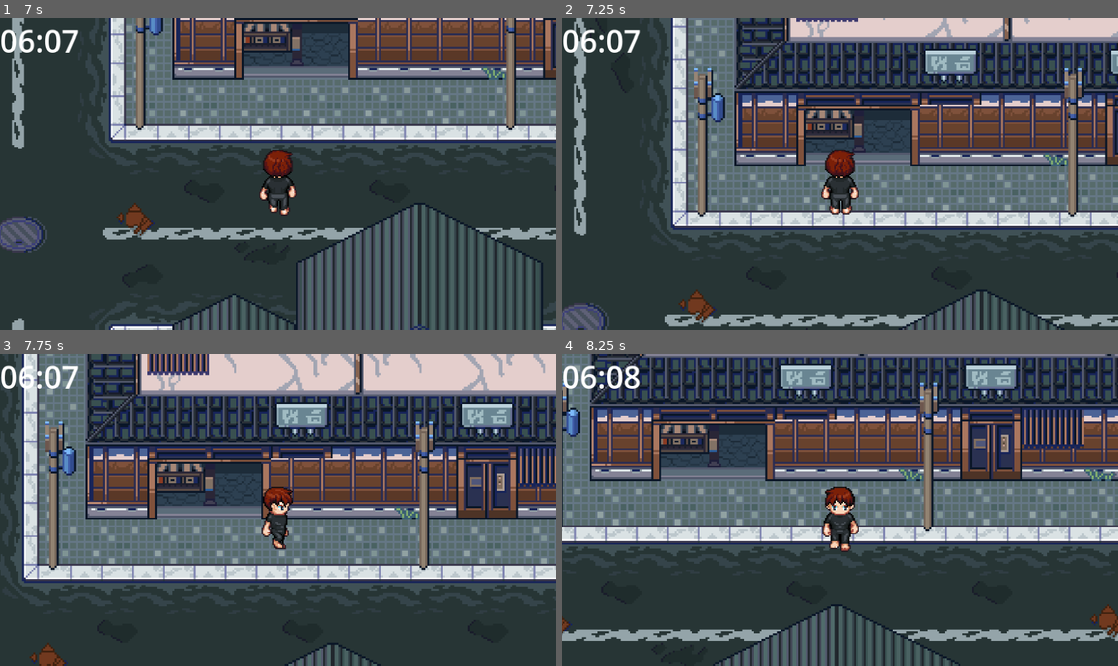
Above: before the commit, frames 1-4 (two rows, left to right).
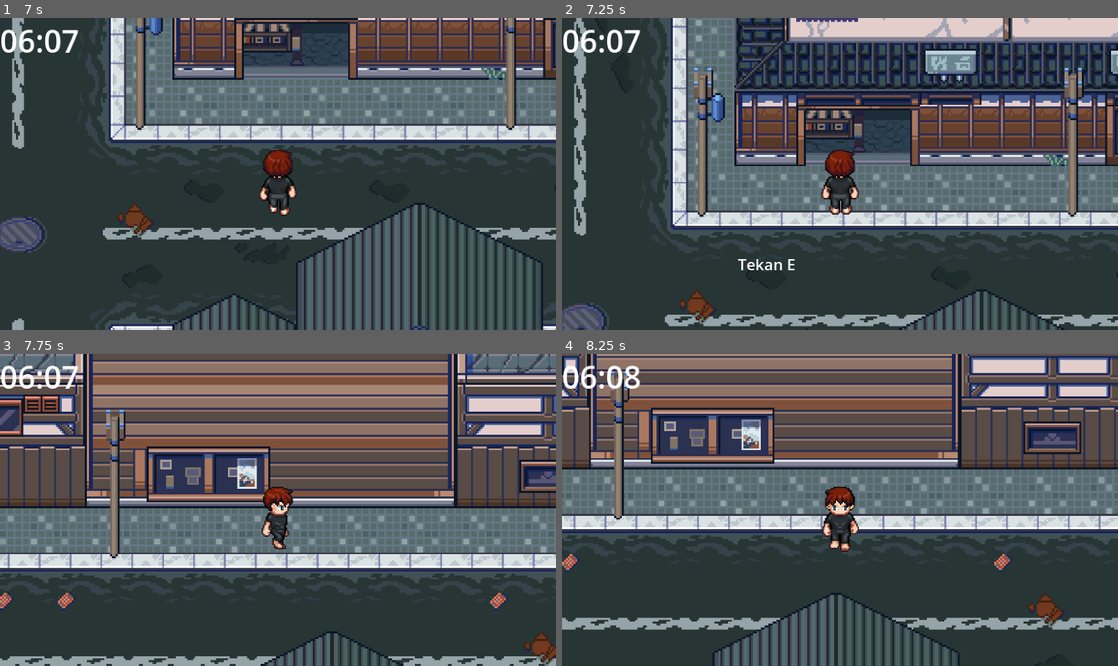
Above: after the commit, the same moments.

Repository: acedia-a/Mahasiswa-Alpha
Game: Godot game, scene res://Scenes/System/main.tscn
Same seed, same stepped clock (60 frames per second), same inputs: the game is played once before the commit and once after it.
Inputs:
- Up to frame 1 (7 s): hold D (move_right) 0.53-1.28 s; tap E (interact) at 0.6, 1.35, 2.3, 2.85, 3.6, 4.55, 5.1, 5.85, 6.8 s; hold S (move_down) 1.28-2.03 s; hold D (move_right) 2.03-2.78 s; hold Shift (run) 2.03-2.78 s; hold W (move_up) 2.78-3.53 s; hold A (move_left) 3.53-5.03 s; tap Shift (run) at 4.35 s; hold S (move_down) 5.03-5.78 s; hold D (move_right) 5.78-6.53 s; hold W (move_up) from 6.53 s (still down); hold Shift (run) from 6.53 s (still down)
- Up to frame 2 (7.25 s): keep holding W (move_up); keep holding Shift (run)
- Up to frame 3 (7.75 s): release W (move_up) at 7.28 s; release Shift (run) at 7.28 s; hold D (move_right) from 7.28 s (still down); tap E (interact) at 7.35 s
- Up to frame 4 (8.25 s): release D (move_right) at 8.03 s; hold S (move_down) from 8.03 s (still down); tap E (interact) at 8.1 s

Frame 1 is identical in both runs. In frame 2, 0.2% of the frame differs, in the area x 31-42%, y 77-81%; in frame 3, 65%, in the area x 0-100%, y 0-100%; in frame 4, 56%.

Commit message:
Adding text complete to doors

Diff:
--- a/Scenes/Object/Doors.tscn
+++ b/Scenes/Object/Doors.tscn
@@ -3,7 +3,7 @@
 [ext_resource type="Script" uid="uid://df74jili5i2sp" path="res://Scripts/Objects/doors.gd" id="1_rwakf"]
 
 [sub_resource type="RectangleShape2D" id="RectangleShape2D_f2knc"]
-size = Vector2(64, 96)
+size = Vector2(64, 25)
 
 [node name="Doors" type="Area2D" unique_id=1604943215]
 collision_layer = 2
@@ -11,6 +11,7 @@
 script = ExtResource("1_rwakf")
 
 [node name="CollisionShape2D" type="CollisionShape2D" parent="." unique_id=758349965]
+position = Vector2(0, -11.5)
 shape = SubResource("RectangleShape2D_f2knc")
 
 [node name="Sprite2D" type="Sprite2D" parent="." unique_id=598462670]
--- a/Scripts/Interaction/Interactable.gd
+++ b/Scripts/Interaction/Interactable.gd
@@ -1,5 +1,5 @@
+extends Area2D
 class_name Interactable
-extends Area2D
 
 @export var prompt := "Tekan E"
 
--- a/Scripts/Objects/doors.gd
+++ b/Scripts/Objects/doors.gd
@@ -1,23 +1,7 @@
-extends Area2D
+extends Interactable
 
-@export var target_map : String
-@export var target_spawn : String
-@export var prompt := "Tekan E"
+@export var target_map: String
+@export var target_spawn: String
 
-var player_inside = false
-
-func _ready():
-	body_entered.connect(_entered)
-	body_exited.connect(_exited)
-
-func _entered(body):
-	if body.is_in_group("player"):
-		player_inside = true
-		body.current_door = self
-		get_tree().call_group("hud", "show_prompt", prompt)
-
-func _exited(body):
-	if body.is_in_group("player"):
-		player_inside = false
-		body.current_door = null
-		get_tree().call_group("hud", "hide_prompt")
+func interact():
+	SceneManager.change_map(target_map, target_spawn)
--- a/scripts/hud.gd
+++ b/scripts/hud.gd
@@ -2,14 +2,14 @@
 
 @onready var time_label = $MarginContainer/VBoxContainer/TimeLabel
 
-@onready var prompt = $PromptLabel
+@onready var prompt_label = $PromptLabel
 
-func show_prompt(text := "Tekan E"):
-	prompt.text = text
-	prompt.visible = true
+func show_prompt(text: String):
+	prompt_label.text = text
+	prompt_label.visible = true
 
 func hide_prompt():
-	prompt.visible = false
+	prompt_label.visible = false
 
 func _ready():
 
--- a/scripts/player.gd
+++ b/scripts/player.gd
@@ -29,10 +29,18 @@
 func _on_interact_area_entered(area: Area2D) -> void:
 	if area is Interactable:
 		nearby_interactables.append(area)
+		get_tree().current_scene.get_node("CanvasLayer").show_prompt(area.prompt)
 
 
 func _on_interact_area_exited(area: Area2D) -> void:
-	nearby_interactables.erase(area)
+	if area is Interactable:
+		nearby_interactables.erase(area)
+
+	if nearby_interactables.is_empty():
+		get_tree().current_scene.get_node("CanvasLayer").hide_prompt()
+	else:
+		var target = get_closest_interactable()
+		get_tree().current_scene.get_node("CanvasLayer").show_prompt(target.prompt)
 
 
 func get_closest_interactable() -> Area2D:
